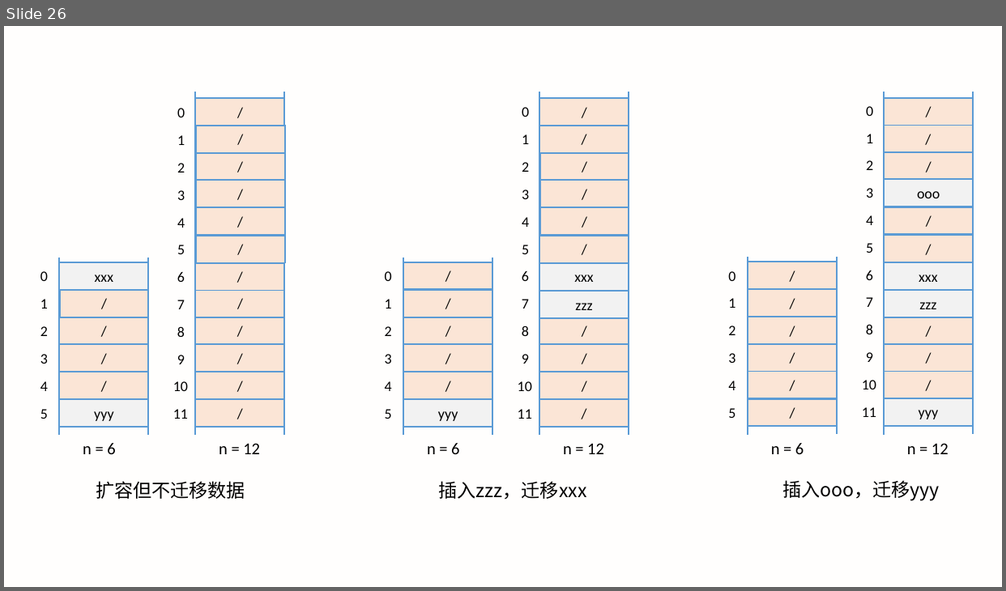
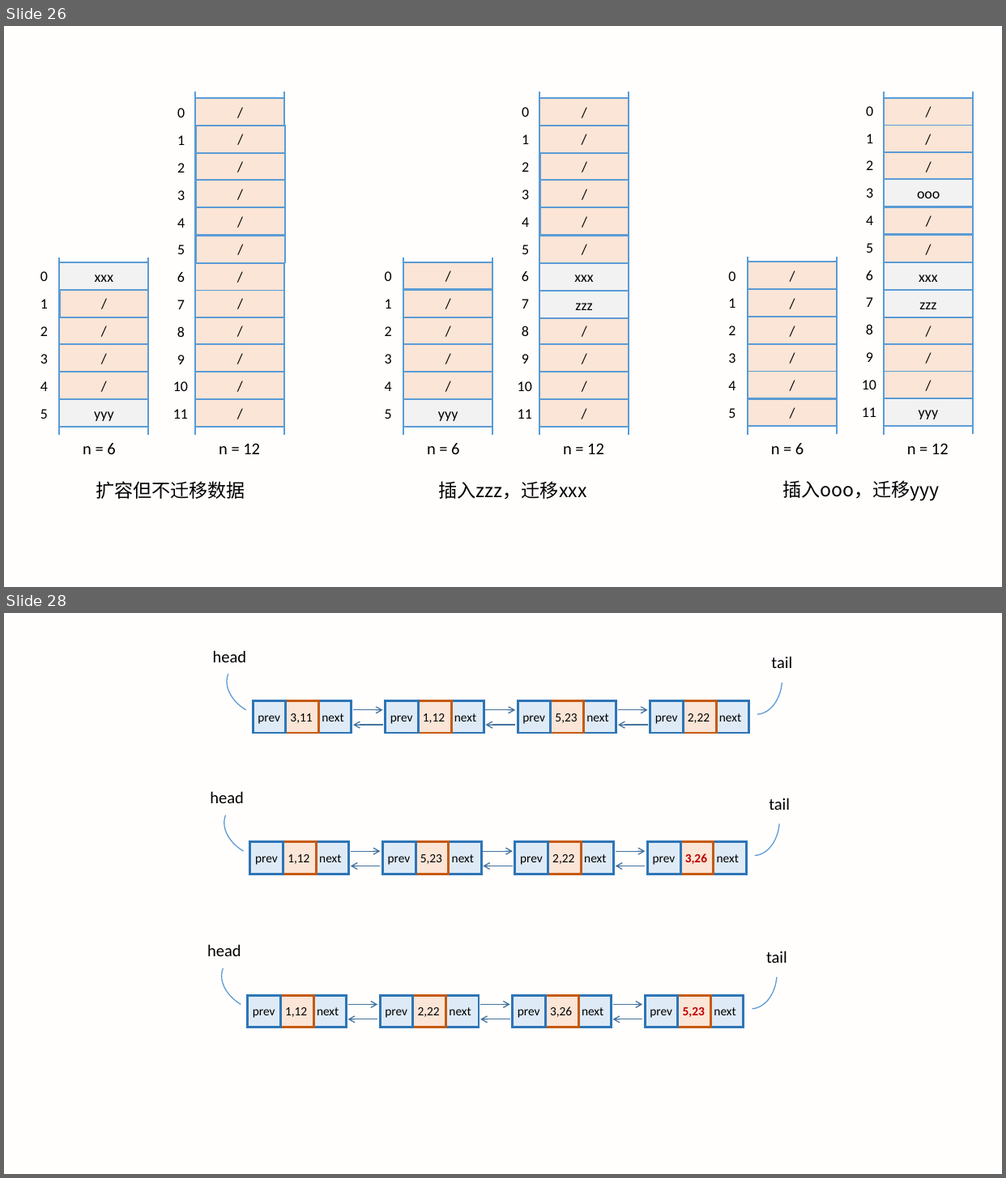
Before and after one commit to LXMAJS/Documents, a slide deck: ForceTree/数据结构和算法/数据结构与算法之美/Images/数据结构与算法之美_笔记配图.pptx. Shown one above the other, each under a label of ours: slide 26 before the commit, slides 26 and 28 after it; the slides between them are not shown. The pictures are 1006x591 and 1006x1178 pixels, drawn with LibreOffice and Linux fonts; fonts in the diff are those of the drawing. Boxes give left, top, right and bottom in pixels: in the first picture for what was removed or moved away, otherwise in the second. Text is boxed around its words. In the diff, an @@ line names an element or a change of style, - is before the commit and + after.

```diff
--- a/ForceTree/数据结构和算法/数据结构与算法之美/Images/数据结构与算法之美_笔记配图.pptx
+++ b/ForceTree/数据结构和算法/数据结构与算法之美/Images/数据结构与算法之美_笔记配图.pptx
@@ slide 28 added at <box>4,613,1002,1174</box>, background #FFF2CC at 4% opacity @@
@@ group added at <box>213,636,792,733</box>: 14 texts, 12 rectangles, 6 arrows, 2 arc (boxed as its full ellipse)s @@
+prev
+3,11
+next
+prev
+1,12
+next
+prev
+5,23
+next
+prev
+2,22
+next
+head
+tail
@@ arc (boxed as its full ellipse) added at <box>722,777,782,858</box>, outline #5B9BD5 1 pt @@
@@ text added at <box>210,791,243,803</box>, 16 pt, text #000000 @@
+head
@@ arc (boxed as its full ellipse) added at <box>215,790,307,870</box>, outline #5B9BD5 1 pt @@
@@ text added at <box>769,798,790,810</box>, 16 pt, text #000000 @@
+tail
@@ group added at <box>250,842,349,875</box>: 3 rectangles, 3 texts @@
+prev
+1,12
+next
@@ group added at <box>351,842,482,875</box>: 3 rectangles, 3 texts, 2 arrows @@
+prev
+5,23
+next
@@ group added at <box>484,842,614,875</box>: 3 rectangles, 3 texts, 2 arrows @@
+prev
+2,22
+next
@@ group added at <box>616,842,746,875</box>: 3 rectangles, 3 texts, 2 arrows @@
+prev
+3,26
+next
@@ group added at <box>207,931,787,1028</box>: 14 texts, 12 rectangles, 6 arrows, 2 arc (boxed as its full ellipse)s @@
+prev
+1,12
+next
+prev
+2,22
+next
+prev
+3,26
+next
+prev
+5,23
+next
+head
+tail
```
Also in this commit, not shown: 1 slide changed, 6 other slides added, 18 other files.
